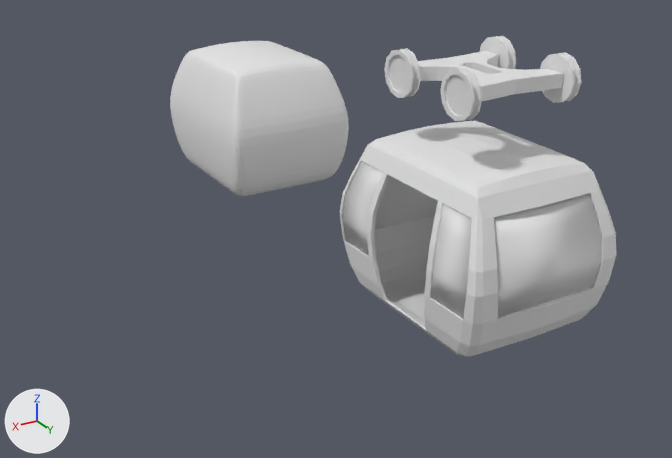
One commit to the Blender file mnl_work_files/blender/gondola_lift_v1.blend: the scene before it, then after it.
Rendered twice from a 50 mm lens placed at (11.59, 13.87, 9.49), pointed at (1.54, -2.88, 1.11). Arrows for +X, +Y and +Z are at lower left; the lights stay in place.

Names of what the first picture shows: 'Cube.000', 'gongola_body', 'gongola_cable_wheel', 'gongola_wheel_connector', 'gongola_window'.
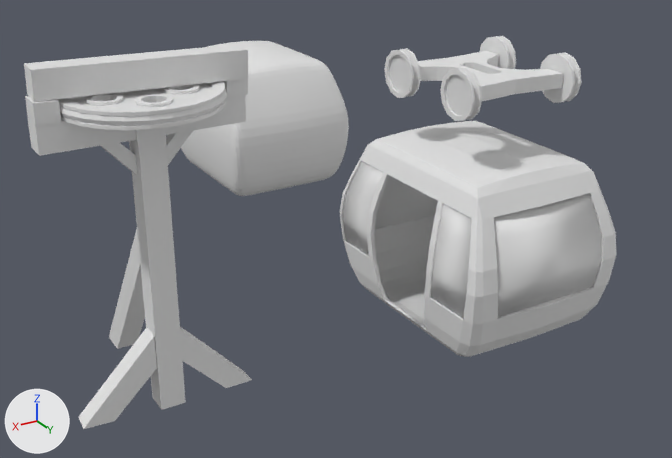
Where the newer file only moved an object's origin or applied its transform, the numbers keep the older frame.

Boxes (x1, y1, x2, y2) around the edits, measured in the pictures (672 x 458 px):
'Cube', added
    after: (24, 44, 252, 429)
'Cube.001', added
    after: (58, 81, 226, 130)
'Cube.002', added
    after: (59, 89, 227, 126)

The edits, one by one:
Mesh me_cube_009 is new.
It has 80 vertices, 60 faces and spans x -1.75..1.74, y -2.7..0.3, z 0.0..6.28.
Mesh me_cube_010 is new.
It has 600 vertices, 424 faces and spans x -1.31..1.34, y -1.33..1.32, z 5.47..5.73.
Mesh me_mesh is new.
It has 65 vertices, 48 faces and spans x -1.32..1.34, y -0.02..1.31, z 5.4..5.59.
Object 'Cube' (ob_cube) is new; it shows me_cube_009.
Its location is (6.83, 0.0, 0.0).
Object 'Cube.001' (ob_cube_001) is new; it shows me_cube_010.
Its location is (6.83, 0.0, 0.0).
Object 'Cube.002' (ob_cube_002) is new; it shows me_mesh.
Its location is (6.83, 0.0, 0.0).
Its scale is (1.02, 1.02, 1.02).
